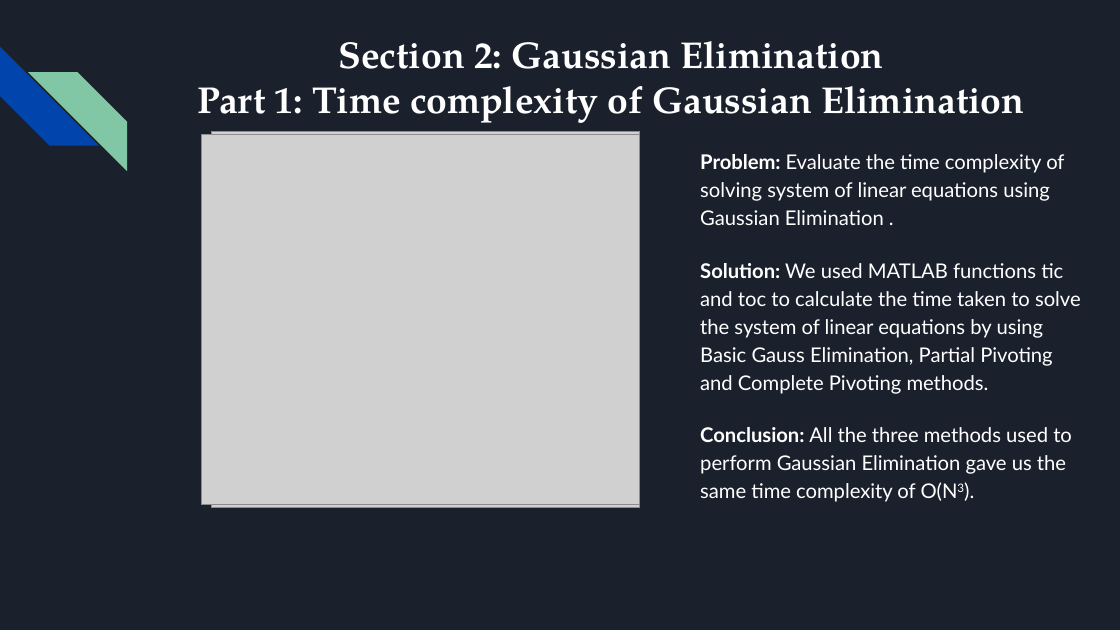
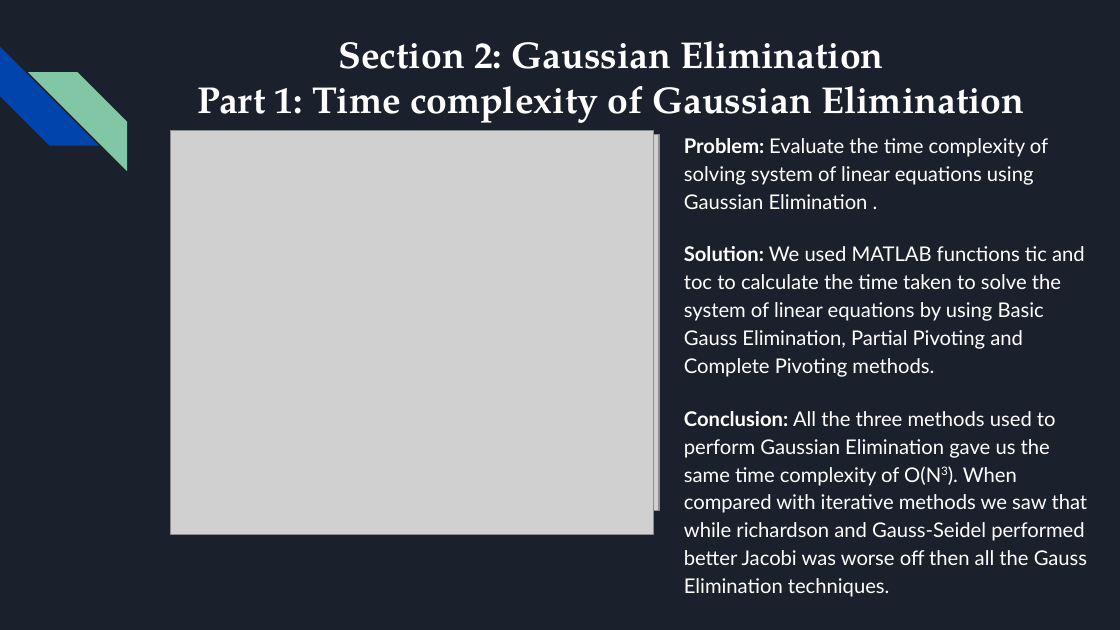
Before and after one commit to shantanutyagi67/CS374_Labs, a slide deck: slide 4 of Project/Submission/201801015_ProjectPPT.pptx. Drawn at 1120x630 pixels with LibreOffice and Linux fonts; fonts in the diff are those of the drawing; grey boxes stand for pictures. Boxes give left, top, right and bottom in pixels: in the first picture for what was removed or moved away, otherwise in the second. Text is boxed around its words. In the diff, an @@ line names an element or a change of style, - is before the commit and + after.

```diff
--- a/Project/Submission/201801015_ProjectPPT.pptx
+++ b/Project/Submission/201801015_ProjectPPT.pptx
@@ text "Problem: Evaluate the time complexity ...": place and size @@
-text "Problem: Evaluate the time complexity ..." at [700, 154, 1081, 502]
+text "Problem: Evaluate the time complexity ..." at [684, 138, 1088, 597]
@@ picture added at [170, 130, 653, 534] @@
@@ picture added at [203, 134, 659, 511] @@
@@ picture: place and size @@
-picture at [216, 132, 640, 502]
+picture at [212, 130, 635, 500]
@@ picture: place and size @@
-picture at [202, 134, 640, 504]
+picture at [212, 134, 654, 500]
@@ picture: place and size @@
-picture at [212, 132, 640, 508]
+picture at [212, 132, 654, 507]
@@ text at [684, 411, 1088, 597]: text changed @@
-Conclusion: All the three methods used to perform Gaussian Elimination gave us the same time complexity of O(N3).
+Conclusion: All the three methods used to perform Gaussian Elimination gave us the same time complexity of O(N3). When compared with iterative methods we saw that while richardson and Gauss-Seidel performed better Jacobi was worse off then all the Gauss Elimination techniques.
```
Also in this commit, not shown: 1 other slide changed, 7 slides added, 1 slide removed, 6 other files.
